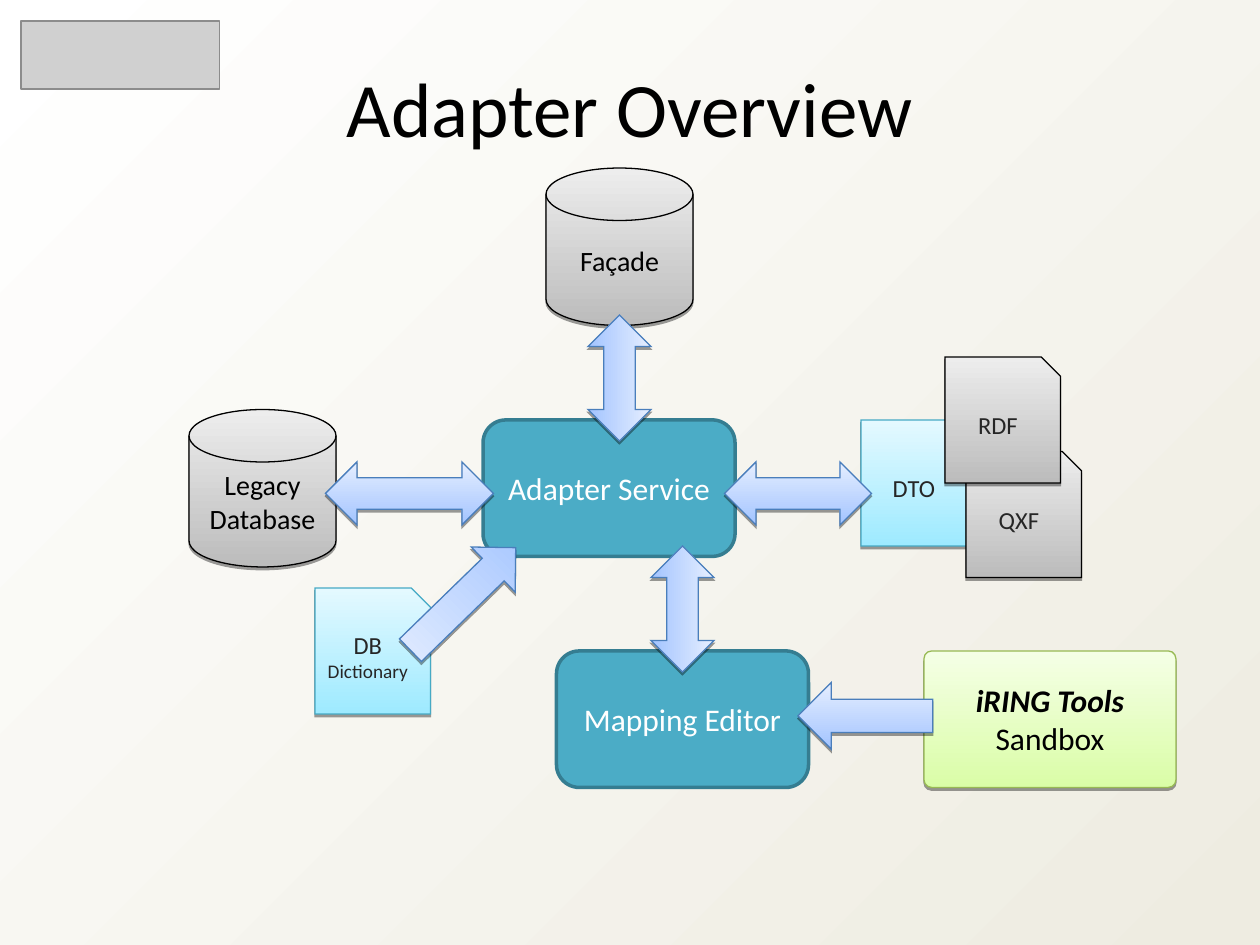
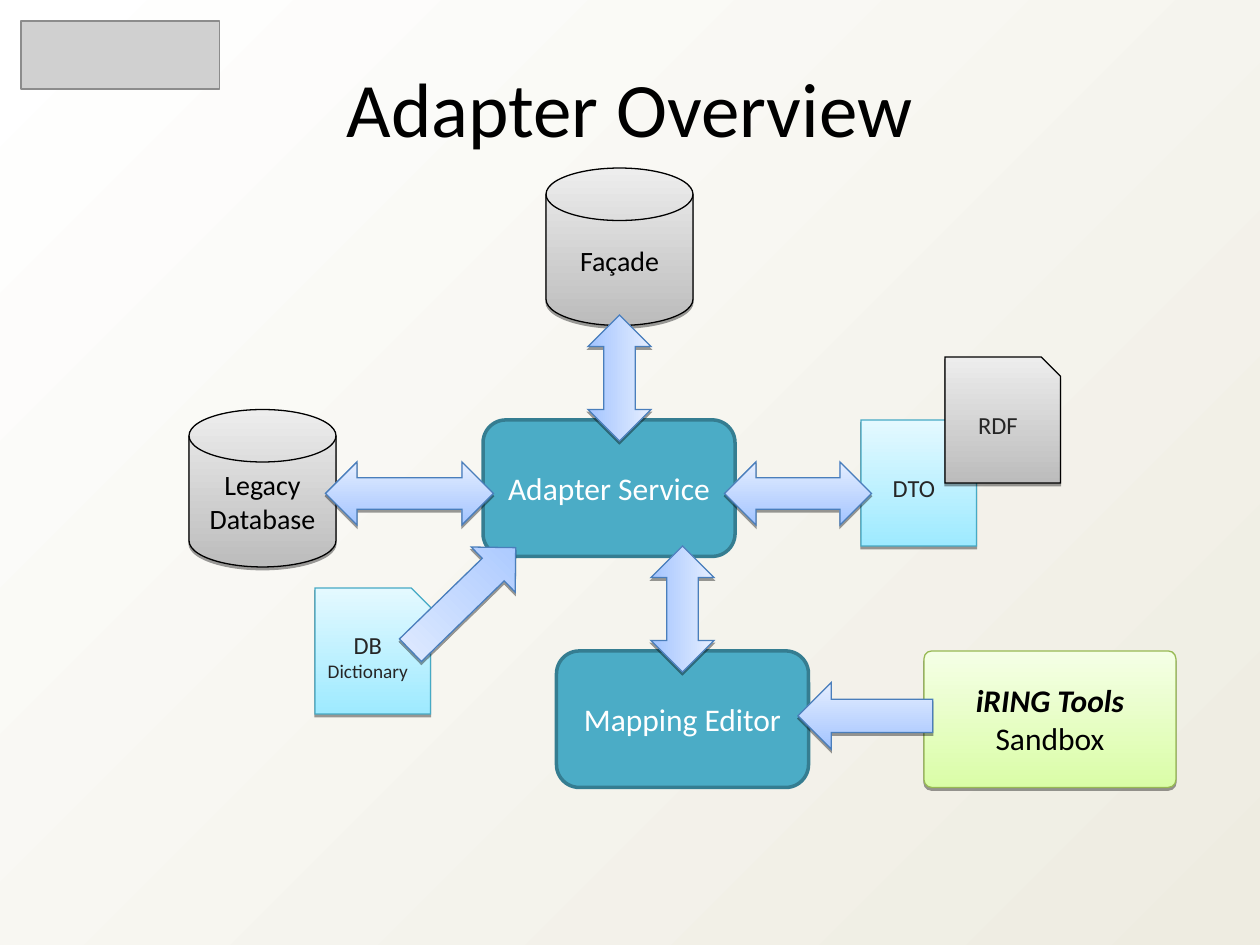
Before and after one commit to heyena/iring-tools, a slide deck: slide 5 of trunk/Documentation/iRINGTools_SDK_Overview_v1_3_0.ppt. Drawn at 1260x945 pixels with LibreOffice and Linux fonts; fonts in the diff are those of the drawing; grey boxes stand for pictures. Boxes give left, top, right and bottom in pixels: in the first picture for what was removed or moved away, otherwise in the second. Text is boxed around its words. In the diff, an @@ line names an element or a change of style, - is before the commit and + after.

```diff
--- a/trunk/Documentation/iRINGTools_SDK_Overview_v1_3_0.ppt
+++ b/trunk/Documentation/iRINGTools_SDK_Overview_v1_3_0.ppt
@@ freeform shape removed at bbox=[966, 451, 1082, 577] @@
-QXF
```
Also in this commit, not shown: 4 other slides changed, 2 slides added, 1 slide removed, 2 other files.
